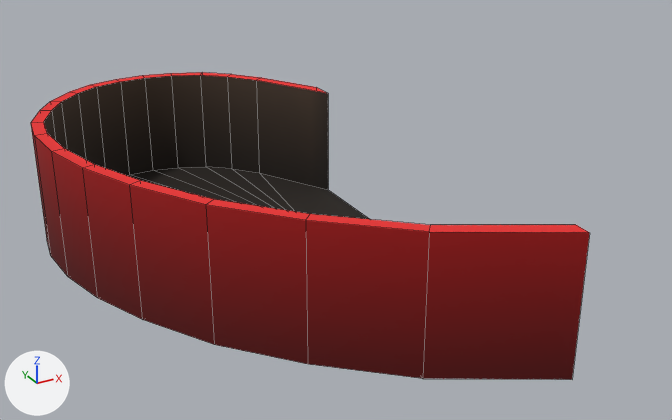
An edit to the FBX model Matts Files/part_Box_Bottom.fbx, drawn before and after from the same camera.
Before and after are seen from a 50 mm camera at (-0.33, -0.581, 0.287) aimed at (-0.034, -0.043, 0.019). The lights are fixed; the arrows at lower left show +X, +Y and +Z. The older version comes first. Mesh edges are drawn as thin lines. Where no turn or scale is listed for an object, it has been applied to the vertices.

The first picture shows 'sm_ChocoBox_Bottom'.
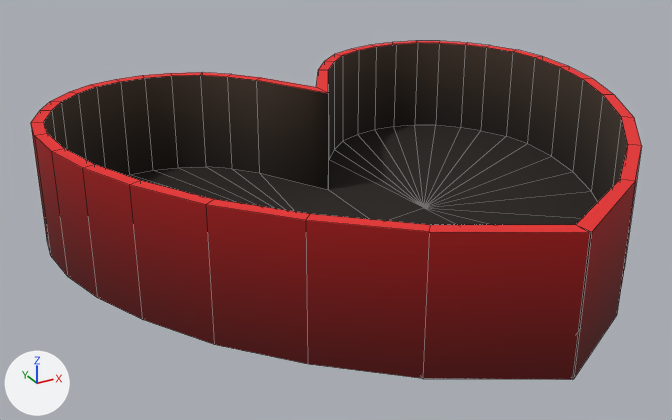
Commit message: Updated the box bottom
Its fixed.

Changed parts and their boxes (x1, y1, x2, y2) in the pictures (672 x 420 px):
'sm_ChocoBox_Bottom', reshaped (9% wider, 10% taller): before (31, 72, 590, 380); after (31, 41, 642, 380)
part 1 of me_plane_005, added: after (316, 41, 642, 379)

What the commit changed:
me_plane_005 is used by ob_sm_chocobox_bottom; location (0.0, 0.0, 0.0).
me_plane_005 had 84 vertices, 95 faces and spanned x -0.22..0.0, y -0.257..0.151, z -0.01..0.081.
me_plane_005 now has 160 vertices, 190 faces and spans x -0.22..0.22, y -0.257..0.151, z -0.01..0.081.
Part 1, on me_plane_005:
39 vertices are added at x 0.001..0.22, y -0.257..0.151, z -0.01..0.001.
19 new vertices lie (0.0, 0.0, 0.091) away from vertices in x 0.001..0.22, y -0.257..0.151, z -0.01.
18 new vertices lie (0.0, 0.0, 0.08) away from vertices in x 0.033..0.212, y -0.209..0.142, z 0.001.
95 new faces join them.
